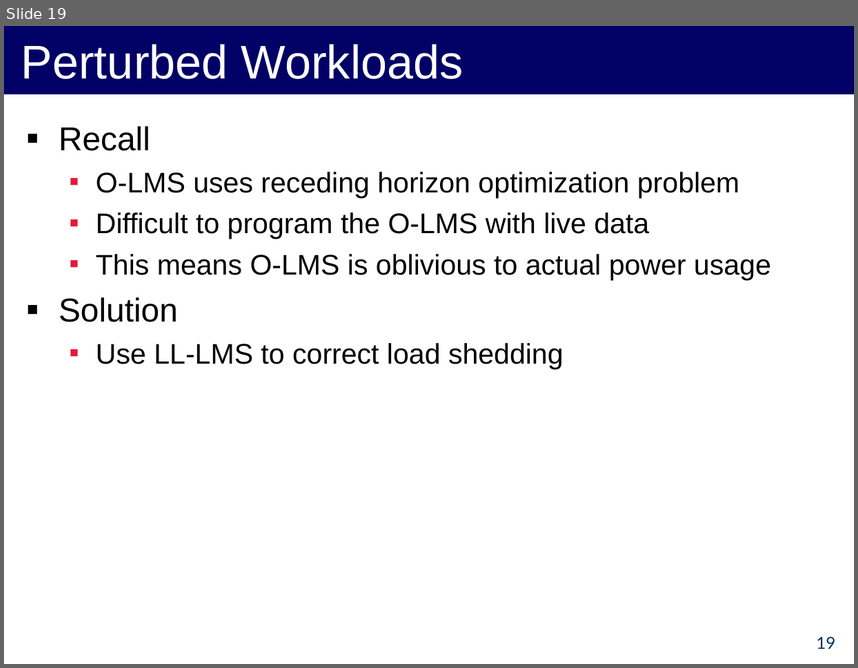
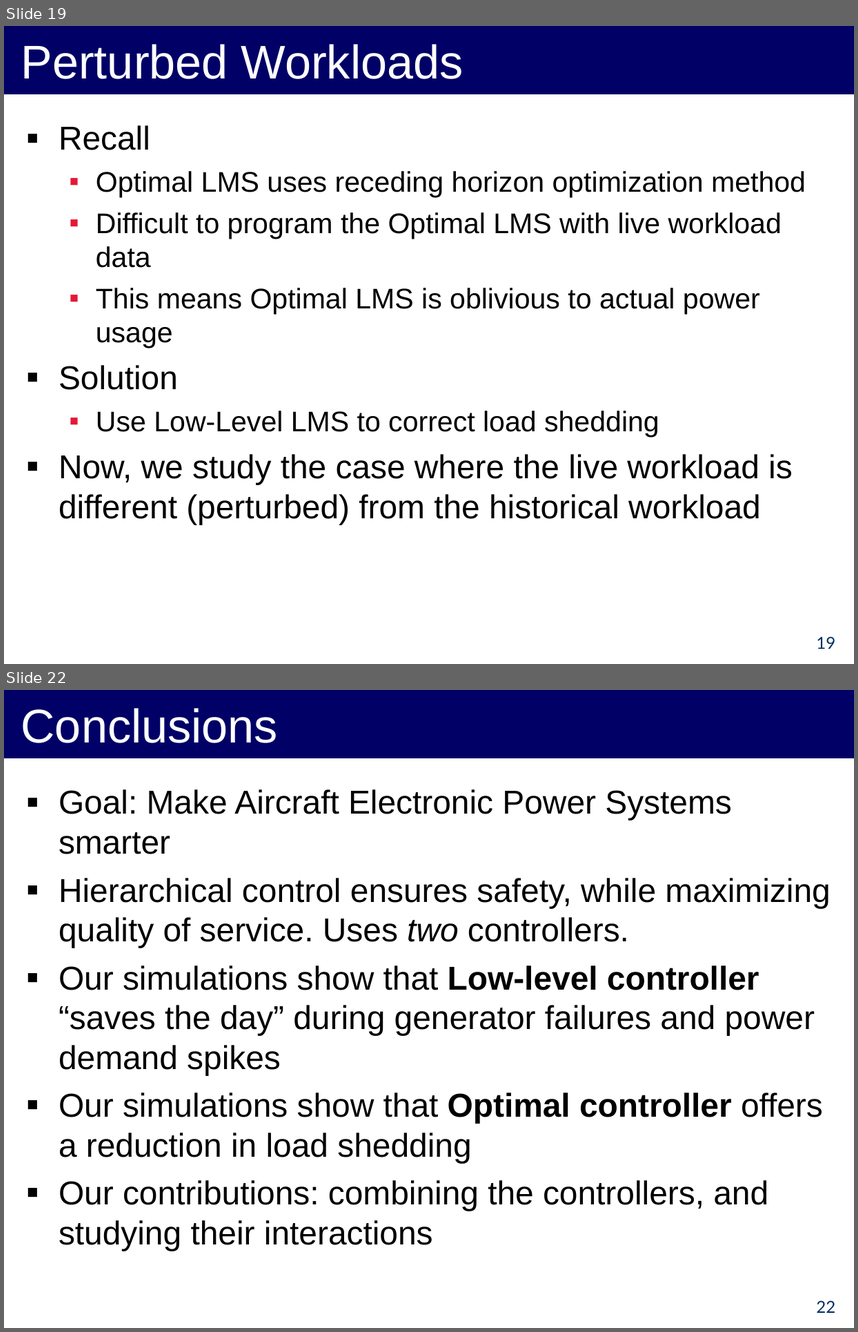
Before and after one commit to forresti/optimal_load_management, a slide deck: project/12-3-12_Presentation.ppt. Shown one above the other, each under a label of ours: slide 19 before the commit, slides 19 and 22 after it; the slides between them are not shown. The pictures are 858x668 and 858x1332 pixels, drawn with LibreOffice and Linux fonts; fonts in the diff are those of the drawing. Boxes give left, top, right and bottom in pixels: in the first picture for what was removed or moved away, otherwise in the second. Text is boxed around its words. In the diff, an @@ line names an element or a change of style, - is before the commit and + after.

```diff
--- a/project/12-3-12_Presentation.ppt
+++ b/project/12-3-12_Presentation.ppt
@@ slide 22 added at (4,690,854,1328), background #FFFFFF @@
@@ title added at (4,690,854,758), fill #000066, 40 pt, text #FFFFFF @@
+Conclusions
@@ text added at (59,789,830,1250), 28 pt, text #000000 @@
+▪ Goal: Make Aircraft Electronic Power Systems smarter
+▪ Hierarchical control ensures safety, while maximizing quality of service. Uses two controllers.
+▪ Our simulations show that Low-level controller “saves the day” during generator failures and power demand spikes
+▪ Our simulations show that Optimal controller offers a reduction in load shedding
+▪ Our contributions: combining the controllers, and studying their interactions
@@ page number added at (816,1300,835,1312), 14 pt, text #002D62 @@
+22
@@ slide 19 changed as well @@
@@ text at (96,171,806,348): text changed @@
-  ▪ O-LMS uses receding horizon optimization problem
-  ▪ Difficult to program the O-LMS with live data
-  ▪ This means O-LMS is oblivious to actual power usage
+  ▪ Optimal LMS uses receding horizon optimization method
+  ▪ Difficult to program the Optimal LMS with live workload data
+  ▪ This means Optimal LMS is oblivious to actual power usage
@@ text at (59,410,793,524): text changed; size 24 to 28 pt @@
-  ▪ Use LL-LMS to correct load shedding
+  ▪ Use Low-Level LMS to correct load shedding
+▪ Now, we study the case where the live workload is different (perturbed) from the historical workload
```
Also in this commit, not shown: 13 other slides changed, 4 other slides added, 6 slides removed, 7 other files.
